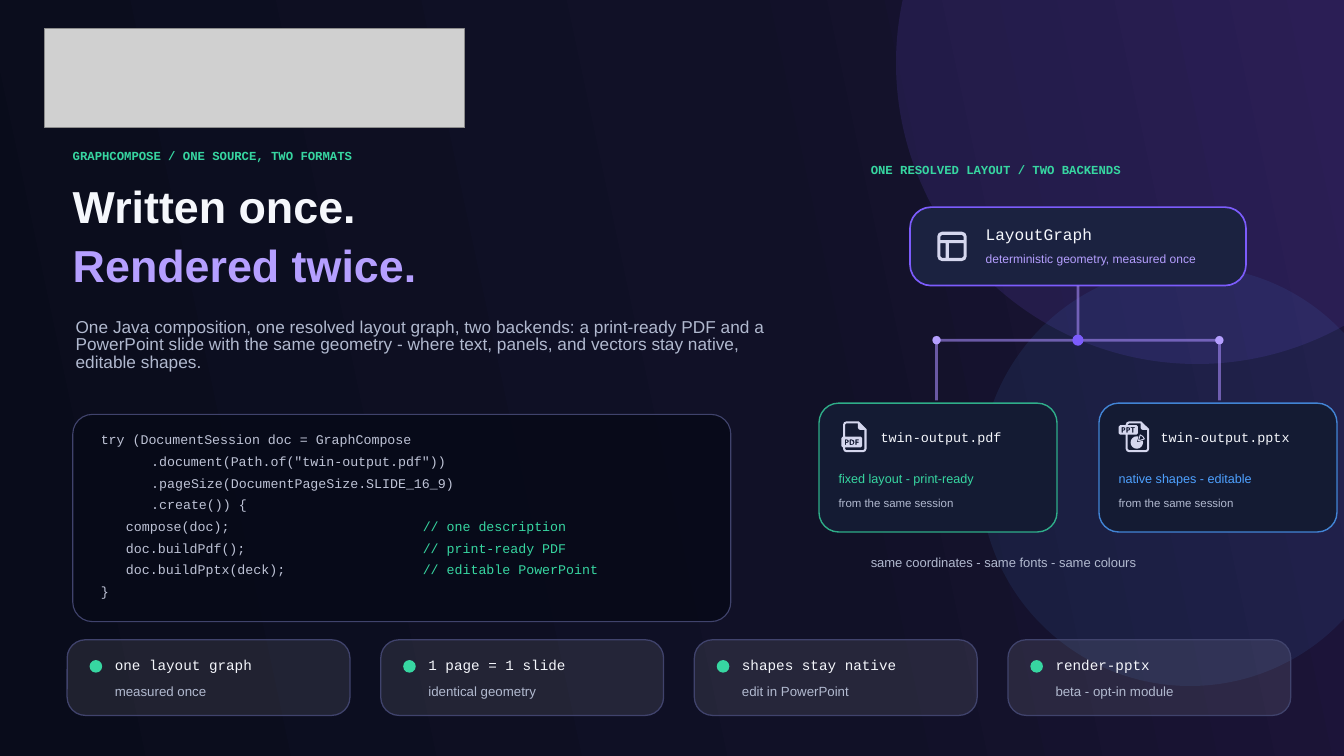
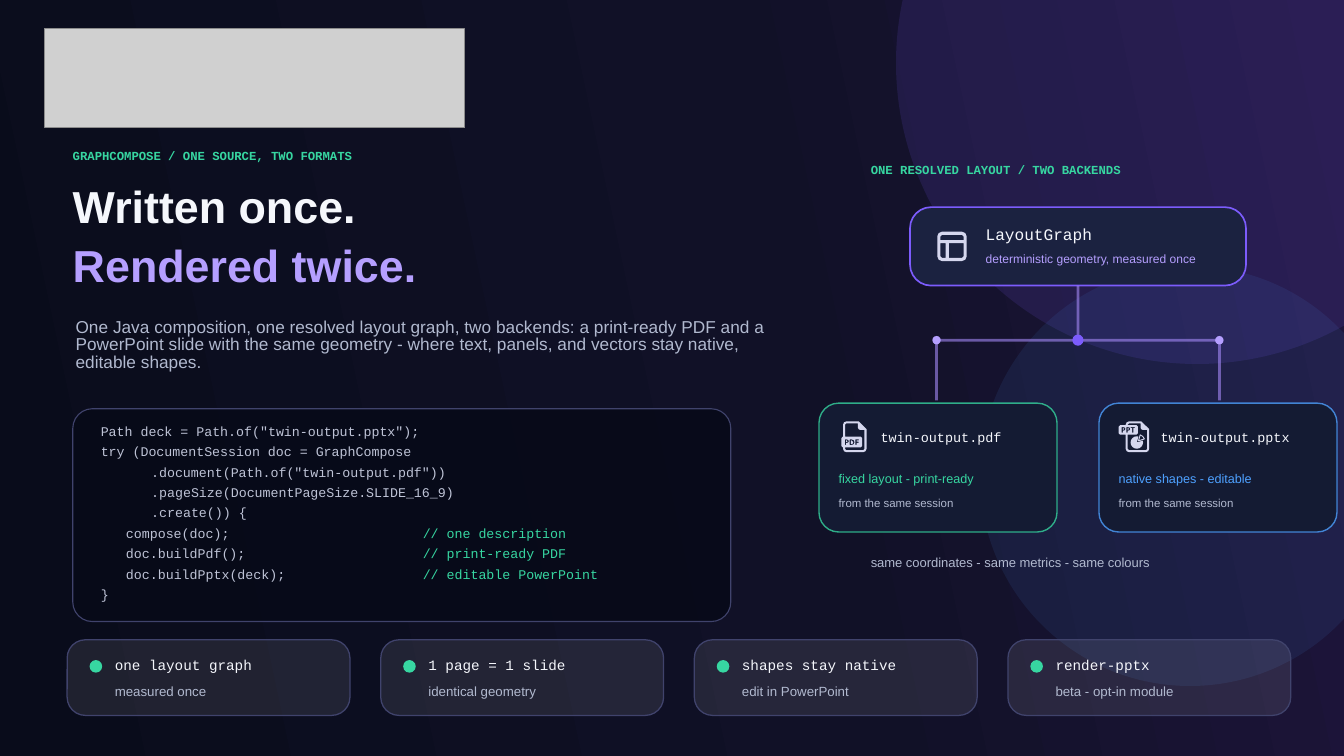
Before and after one commit to DemchaAV/GraphCompose, a slide deck: slide 1 of assets/readme/examples/twin-output.pptx. Drawn at 1344x756 pixels with LibreOffice and Linux fonts; fonts in the diff are those of the drawing; grey boxes stand for pictures. Boxes give left, top, right and bottom in pixels: in the first picture for what was removed or moved away, otherwise in the second. Text is boxed around its words. In the diff, an @@ line names an element or a change of style, - is before the commit and + after.

Commit message:
docs(examples): make the twin-output snippet self-contained and true the README's PPTX claims

```diff
--- a/assets/readme/examples/twin-output.pptx
+++ b/assets/readme/examples/twin-output.pptx
@@ rounded rectangle: place and size @@
-rounded rectangle at box(73, 414, 731, 622)
+rounded rectangle at box(73, 409, 731, 622)
@@ rounded rectangle at box(73, 409, 731, 622): proportions changed @@
@@ 4 texts: place and size @@
-4 texts at box(101, 435, 454, 512)
+4 texts at box(101, 447, 454, 520)
@@ text added at box(101, 426, 419, 439), 9.5 pt, text #BEC3D6 @@
+Path deck = Path.of("twin-output.pptx");
@@ 6 texts: place and size @@
-6 texts at box(126, 521, 598, 577)
+6 texts at box(126, 528, 598, 582)
@@ text at box(871, 557, 1150, 567): text changed @@
-same coordinates - same fonts - same colours
+same coordinates - same metrics - same colours
```
Also in this commit, not shown: 11 other files.
